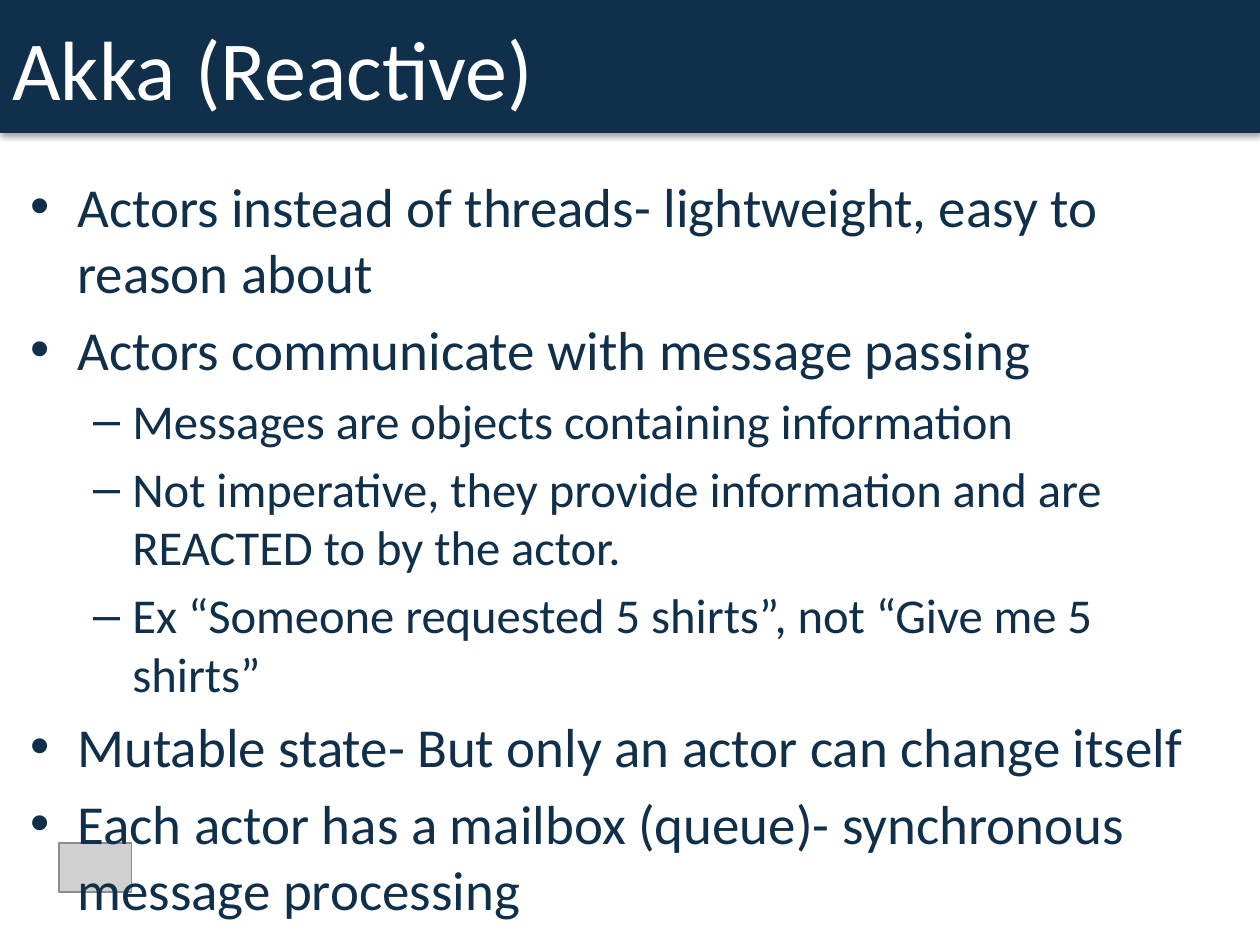
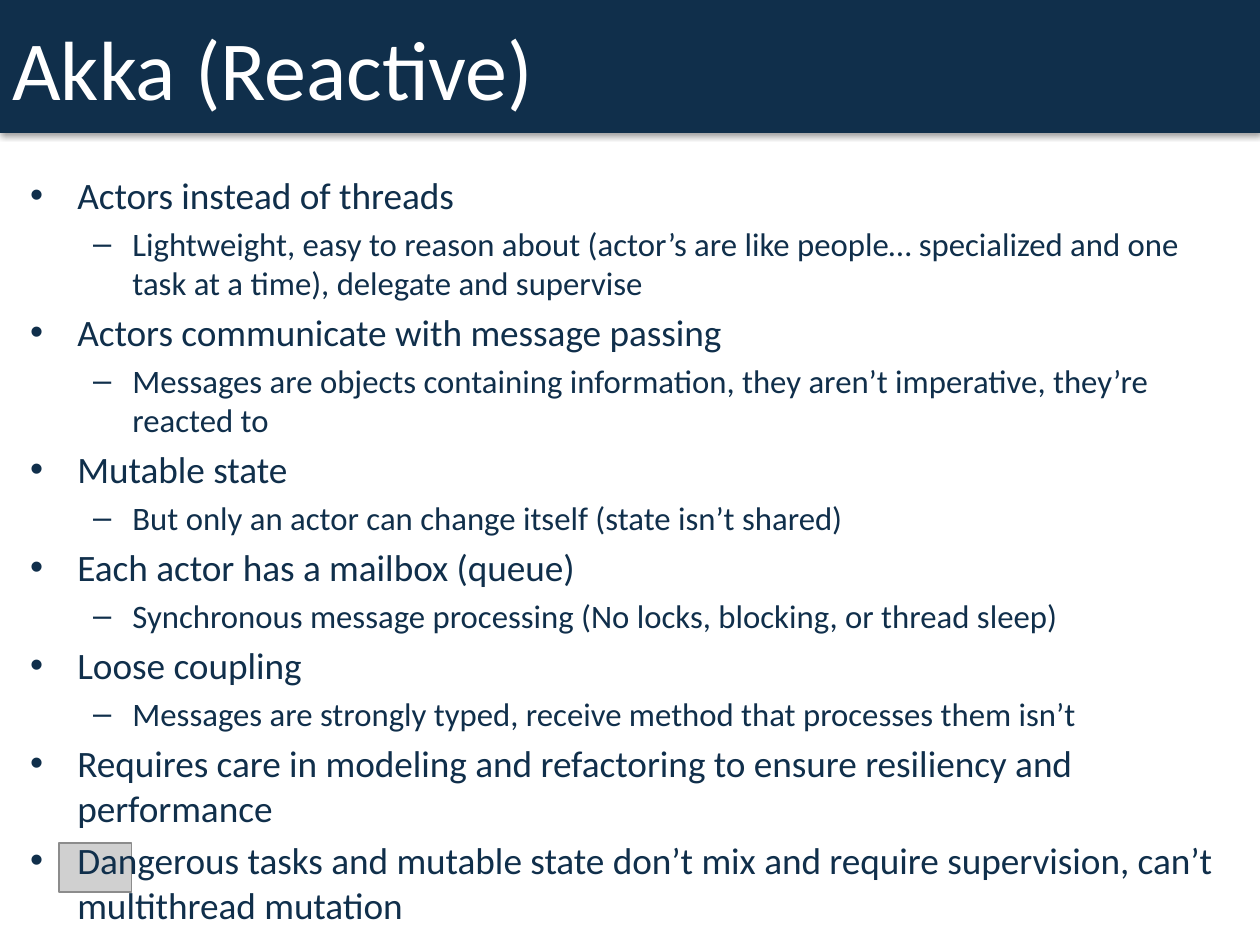
Before and after one commit to dspeele/react-vs-shared-state-inventory, a slide deck: slide 7 of React Vs Shared State Deck.pptx. Drawn at 1260x945 pixels with LibreOffice and Linux fonts; fonts in the diff are those of the drawing; grey boxes stand for pictures. Boxes give left, top, right and bottom in pixels: in the first picture for what was removed or moved away, otherwise in the second. Text is boxed around its words. In the diff, an @@ line names an element or a change of style, - is before the commit and + after.

Commit message:
Changes to deck

```diff
--- a/React Vs Shared State Deck.pptx
+++ b/React Vs Shared State Deck.pptx
@@ text at (77, 183, 1179, 301): text changed; size 31.4 to 18.8 pt @@
-• Actors instead of threads- lightweight, easy to reason about
+• Actors instead of threads
+  – Lightweight, easy to reason about (actor’s are like people… specialized and one task at a time), delegate and supervise
@@ text at (77, 320, 722, 353): size 31.4 to 21.2 pt in "Actors communicate with message passing"; less space between paragraphs @@
@@ text at (77, 370, 1212, 920): text changed; size 27.8 to 18.8 pt @@
-  – Messages are objects containing information
-  – Not imperative, they provide information and are REACTED to by the actor.
-  – Ex “Someone requested 5 shirts”, not “Give me 5 shirts”
-• Mutable state- But only an actor can change itself
-• Each actor has a mailbox (queue)- synchronous message processing
+  – Messages are objects containing information, they aren’t imperative, they’re reacted to
+• Mutable state
+  – But only an actor can change itself (state isn’t shared)
+• Each actor has a mailbox (queue)
+  – Synchronous message processing (No locks, blocking, or thread sleep)
+• Loose coupling
+  – Messages are strongly typed, receive method that processes them isn’t
+• Requires care in modeling and refactoring to ensure resiliency and performance
+• Dangerous tasks and mutable state don’t mix and require supervision, can’t multithread mutation
```
Also in this commit, not shown: 3 other slides changed, 3 slides removed.
